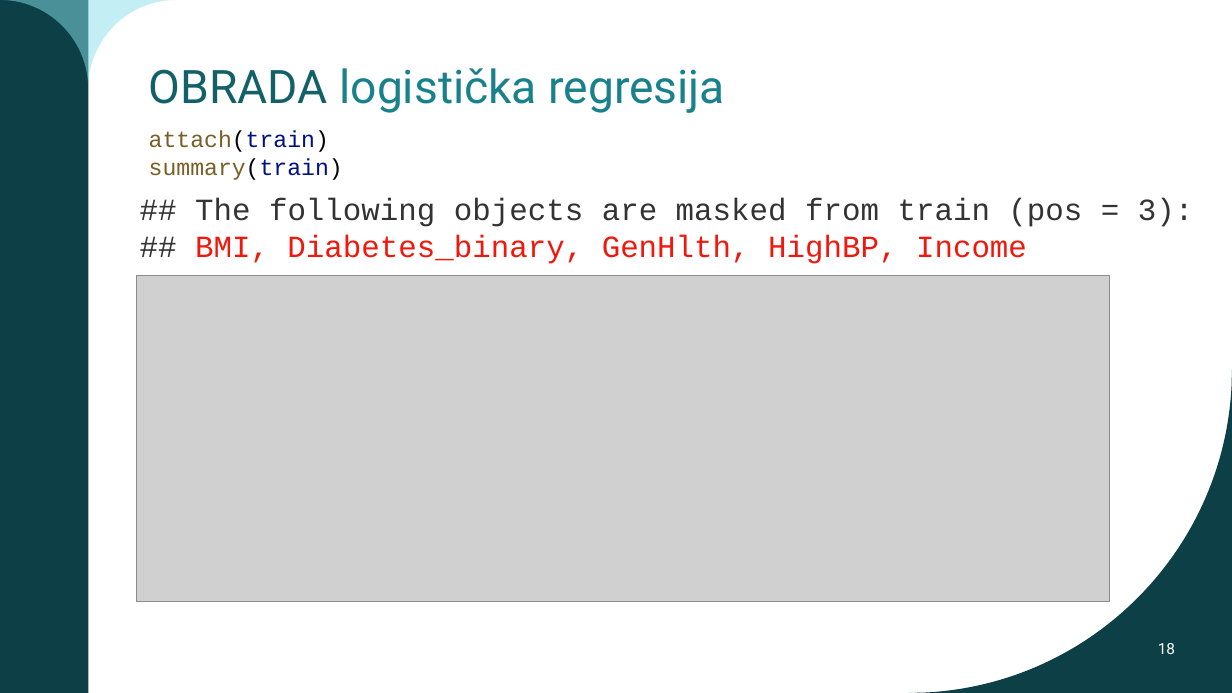
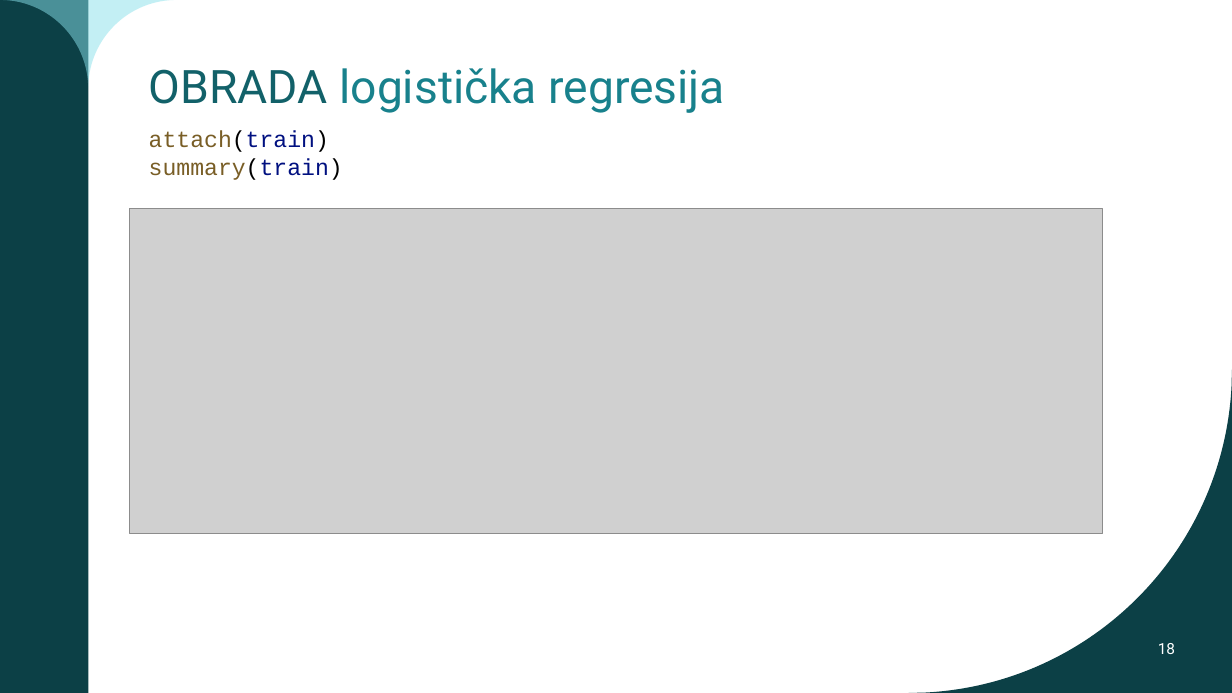
Before and after one commit to jfletcher20/diabetes-health-indicators-analysis, a slide deck: slide 18 of documentation/documentation.pptx. Drawn at 1232x693 pixels with LibreOffice and Linux fonts; fonts in the diff are those of the drawing; grey boxes stand for pictures; background and template pictures are left out. Boxes give left, top, right and bottom in pixels: in the first picture for what was removed or moved away, otherwise in the second. Text is boxed around its words. In the diff, an @@ line names an element or a change of style, - is before the commit and + after.

```diff
--- a/documentation/documentation.pptx
+++ b/documentation/documentation.pptx
@@ picture: place and size @@
-picture at [137, 275, 1109, 601]
+picture at [130, 208, 1103, 533]
@@ text removed at [195, 197, 1193, 264] @@
-## The following objects are masked from train (pos = 3):
-## BMI, Diabetes_binary, GenHlth, HighBP, Income
```
Also in this commit, not shown: 2 other slides changed, 3 other files.
